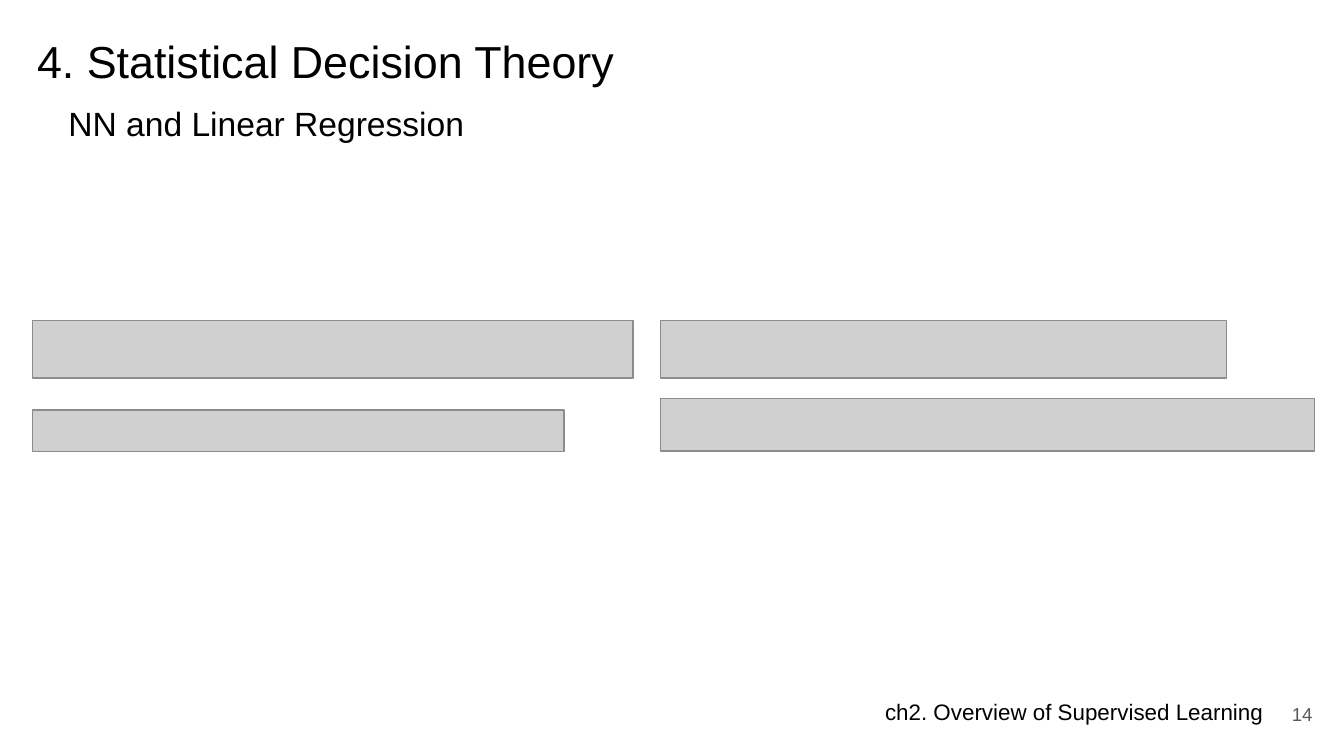
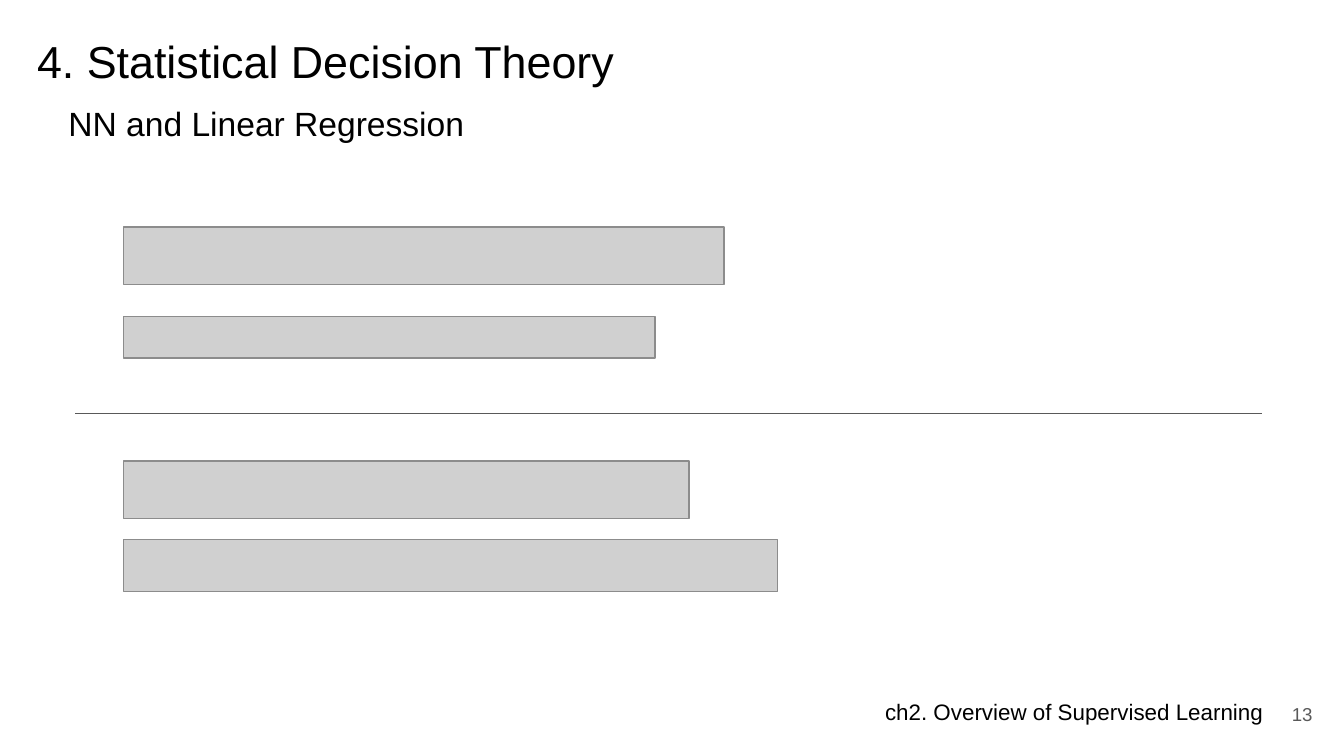
Before and after one commit to JerryKwon/ElemStatLearn-review, a slide deck: slide 13 of ch2. Supervised Learning/presentation/ch2. Overview of Supervised Learning.pptx (slide 14 before the commit). Drawn at 1344x756 pixels with LibreOffice and Linux fonts; fonts in the diff are those of the drawing; grey boxes stand for pictures. Boxes give left, top, right and bottom in pixels: in the first picture for what was removed or moved away, otherwise in the second. Text is boxed around its words. In the diff, an @@ line names an element or a change of style, - is before the commit and + after.

```diff
--- a/ch2. Supervised Learning/presentation/ch2. Overview of Supervised Learning.pptx
+++ b/ch2. Supervised Learning/presentation/ch2. Overview of Supervised Learning.pptx
@@ picture moved from (x1=32, y1=321, x2=633, y2=379) to (x1=124, y1=227, x2=724, y2=285) @@
@@ picture moved from (x1=32, y1=410, x2=564, y2=452) to (x1=124, y1=316, x2=656, y2=358) @@
@@ line added from (75, 414) to (1262, 414), #595959 0.75 pt @@
@@ picture moved from (x1=661, y1=321, x2=1227, y2=379) to (x1=124, y1=461, x2=689, y2=519) @@
@@ picture moved from (x1=661, y1=399, x2=1316, y2=452) to (x1=124, y1=539, x2=778, y2=591) @@
@@ page number at (x1=1292, y1=708, x2=1313, y2=721): text changed @@
-14
+13
```
Also in this commit, not shown: 4 other slides changed, 2 slides removed.
